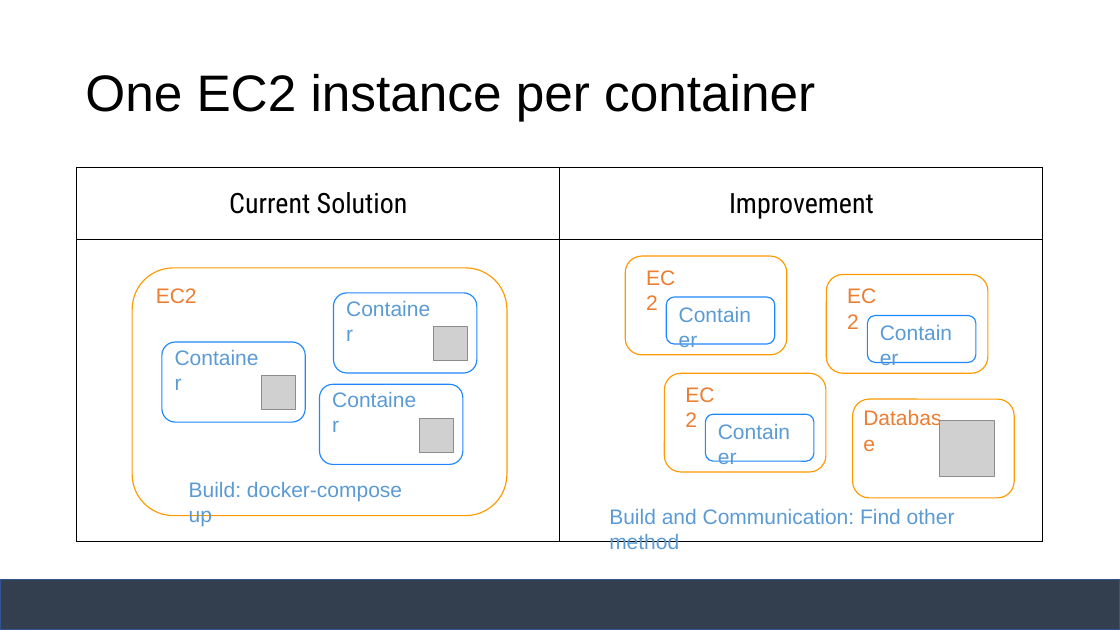
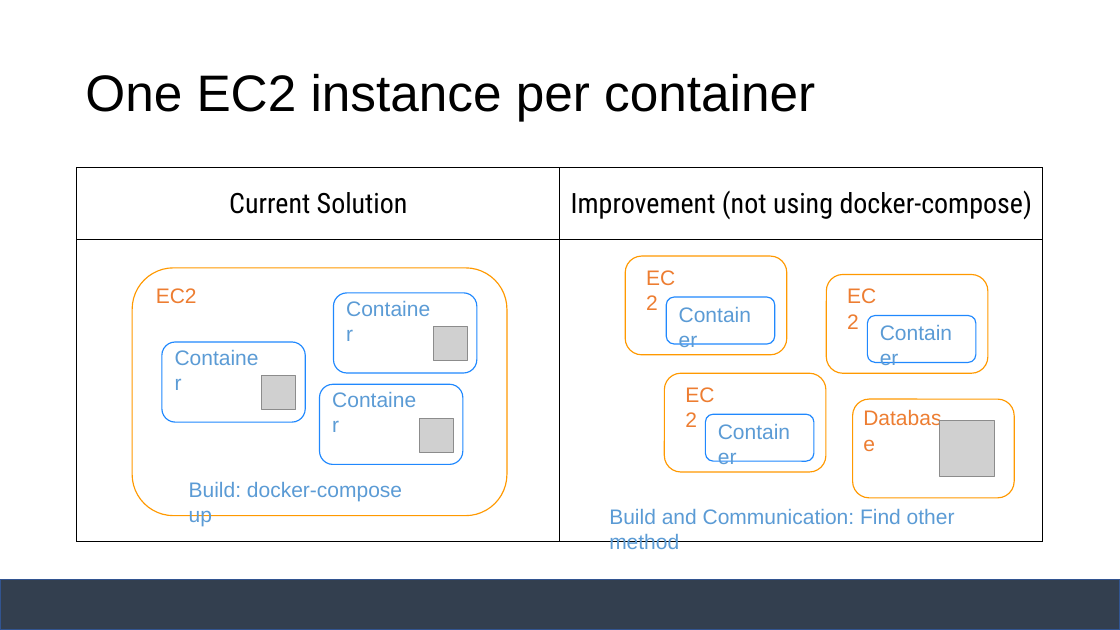
Before and after one commit to janakaras/docker-in-the-cloud, a slide deck: slide 28 of Project Presentation.pptx. Drawn at 1120x630 pixels with LibreOffice and Linux fonts; fonts in the diff are those of the drawing; grey boxes stand for pictures. Boxes give left, top, right and bottom in pixels: in the first picture for what was removed or moved away, otherwise in the second. Text is boxed around its words. In the diff, an @@ line names an element or a change of style, - is before the commit and + after.

```diff
--- a/Project Presentation.pptx
+++ b/Project Presentation.pptx
@@ table at (77,168,1044,543) @@
-row 1, column 2: Improvement
+row 1, column 2: Improvement (not using docker-compose)
```
Also in this commit, not shown: 3 other slides changed, 2 slides removed.
